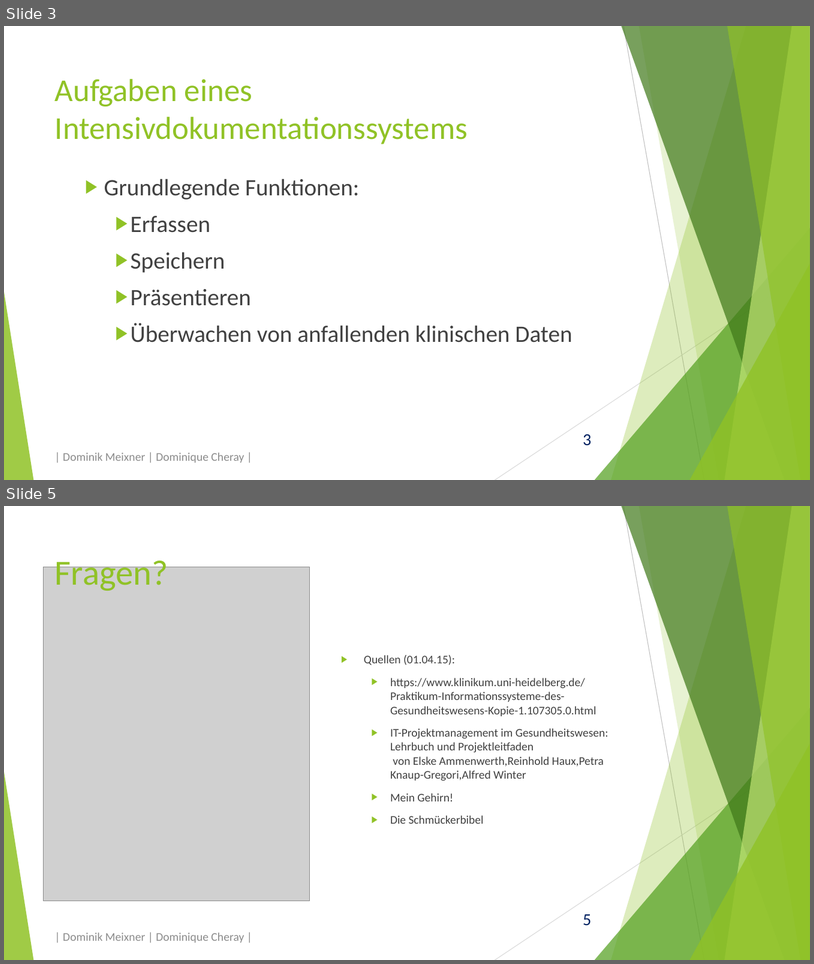
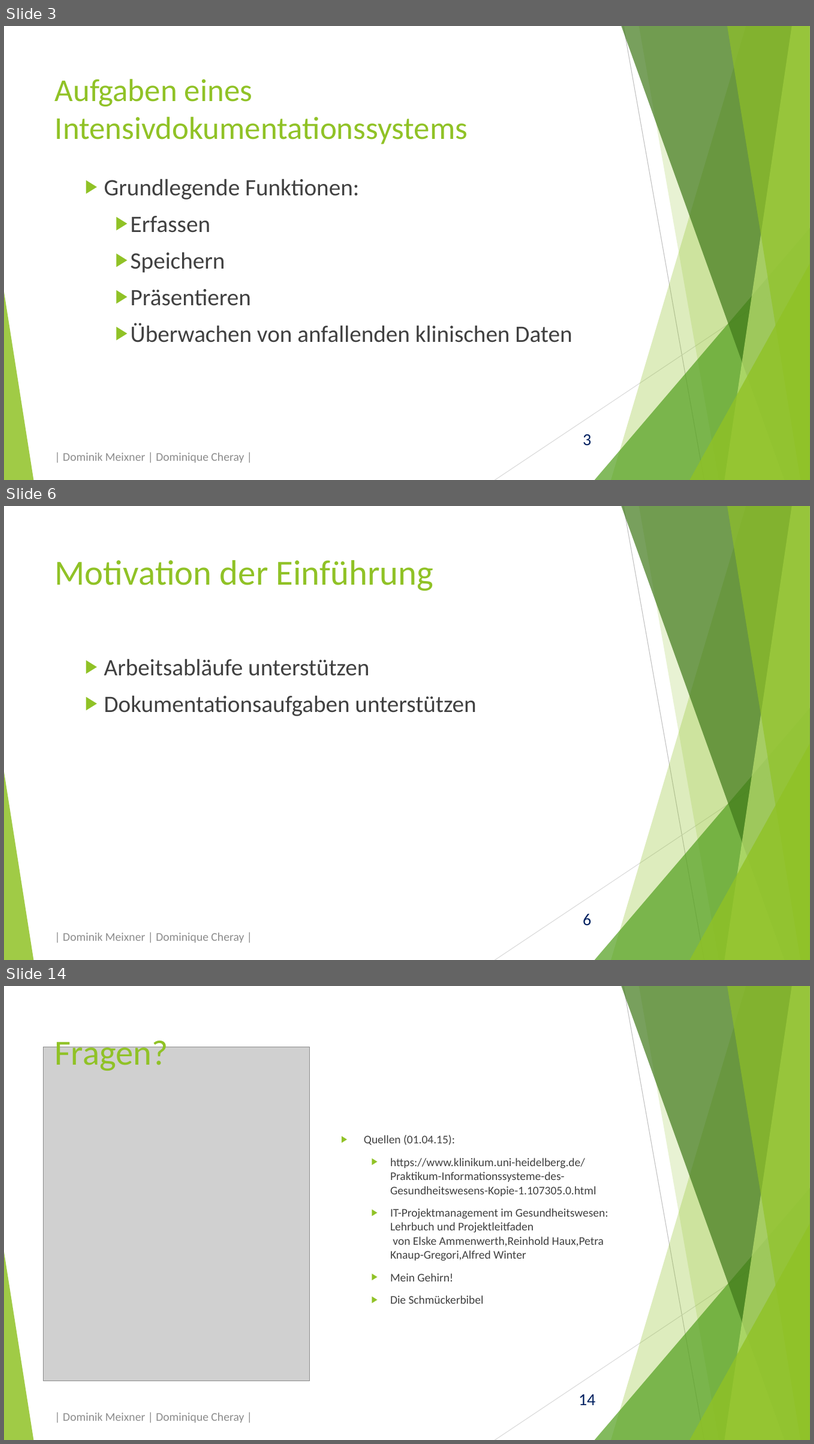
Before and after one commit to domeix/BlaBla, a slide deck: EinfIntensivDokSys/Intensivdokumentationssystem.pptx. Shown one above the other, each under a label of ours: slides 3 and 5 before the commit, slides 3, 6 and 14 after it; the slides between them are not shown. The pictures are 814x964 and 814x1444 pixels, drawn with LibreOffice and Linux fonts; fonts in the diff are those of the drawing; grey boxes stand for pictures. Boxes give left, top, right and bottom in pixels: in the first picture for what was removed or moved away, otherwise in the second. Text is boxed around its words. In the diff, an @@ line names an element or a change of style, - is before the commit and + after.

```diff
--- a/EinfIntensivDokSys/Intensivdokumentationssystem.pptx
+++ b/EinfIntensivDokSys/Intensivdokumentationssystem.pptx
@@ slide 6 added at bbox=[4, 506, 810, 960], background #FFFFFF; not listed: 11 template elements that a slide beside it also shows @@
@@ title added at bbox=[55, 560, 434, 591], 42 pt, text #90C226 @@
+Motivation der Einführung
@@ text added at bbox=[104, 658, 476, 716], 28 pt, text #404040 @@
+  ▶ Arbeitsabläufe unterstützen
+  ▶ Dokumentationsaufgaben unterstützen
@@ text added at bbox=[63, 932, 244, 942], 14 pt, text #8C8C8C @@
+| Dominik Meixner | Dominique Cheray |
@@ what was slide 5 is now slide 14 @@
@@ page number at bbox=[579, 1394, 596, 1405]: text changed @@
-5
+14
```
Also in this commit, not shown: 2 slides changed, 8 other slides added.
